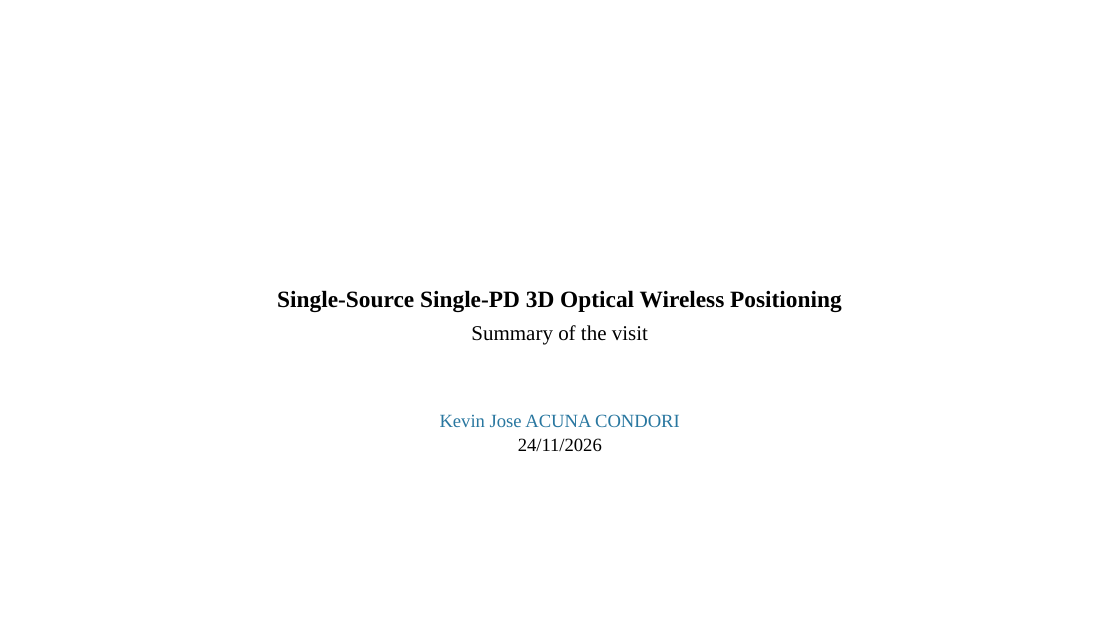
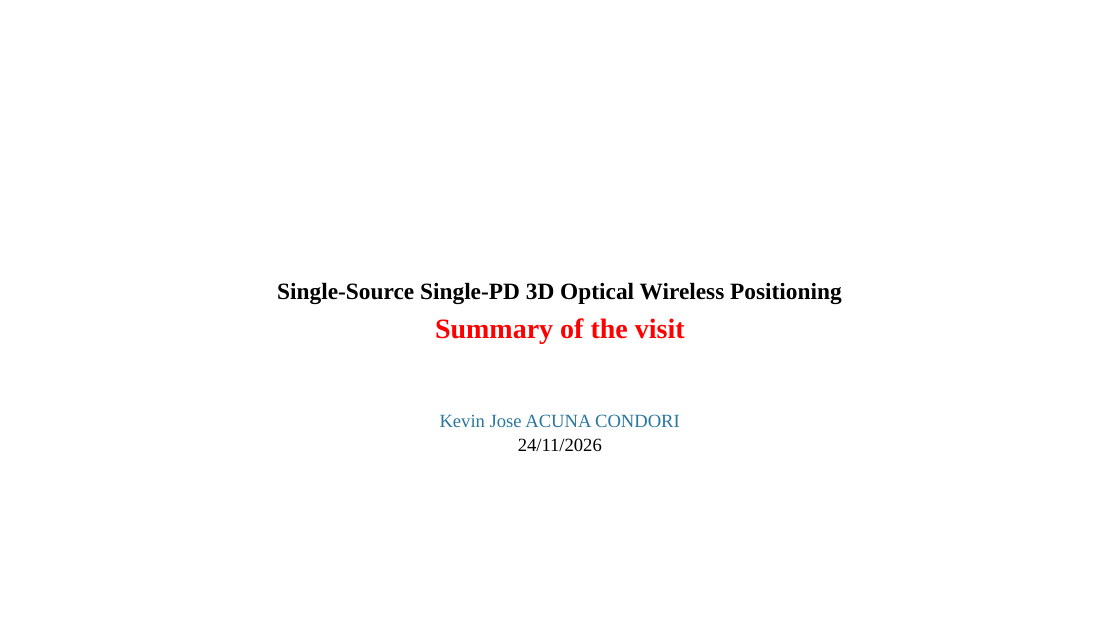
Before and after one commit to kevin-acuna/simulation_VLP, a slide deck: slide 1 of CAMBRIDGE/PPTs/2026-11-24 Final meeting - Visit summary.pptx. Drawn at 1120x630 pixels with LibreOffice and Linux fonts; fonts in the diff are those of the drawing. Boxes give left, top, right and bottom in pixels: in the first picture for what was removed or moved away, otherwise in the second. Text is boxed around its words. In the diff, an @@ line names an element or a change of style, - is before the commit and + after.

```diff
--- a/CAMBRIDGE/PPTs/2026-11-24 Final meeting - Visit summary.pptx
+++ b/CAMBRIDGE/PPTs/2026-11-24 Final meeting - Visit summary.pptx
@@ text "Single-Source Single-PD 3D Optical Wireless ...": place and size @@
-text "Single-Source Single-PD 3D Optical Wireless ..." at [277,290,842,345]
+text "Single-Source Single-PD 3D Optical Wireless ..." at [277,282,842,344]
@@ text at [435,318,685,344]: size 18 to 24 pt, text colour #000000 to #FF0000, bold on in "Summary of the visit" @@
```
Also in this commit, not shown: 4 other slides changed, 1 slide removed, 8 other files.
